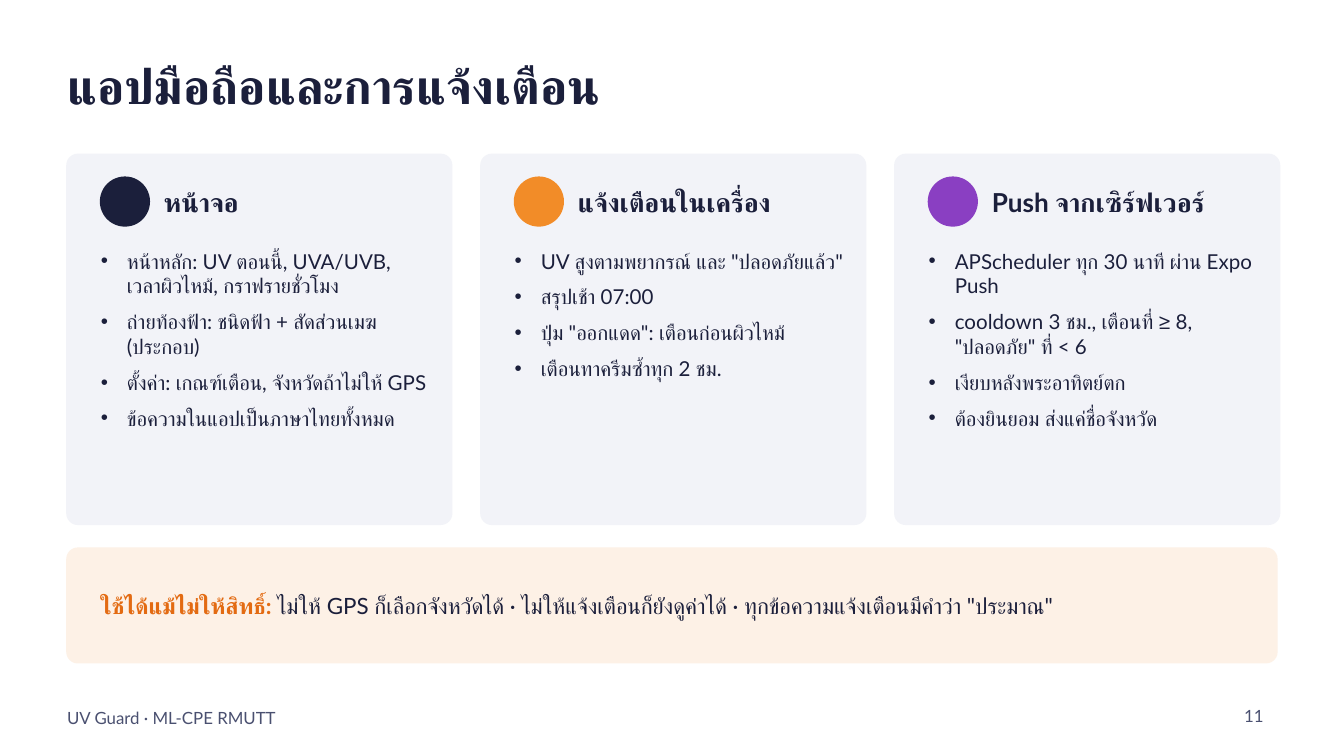
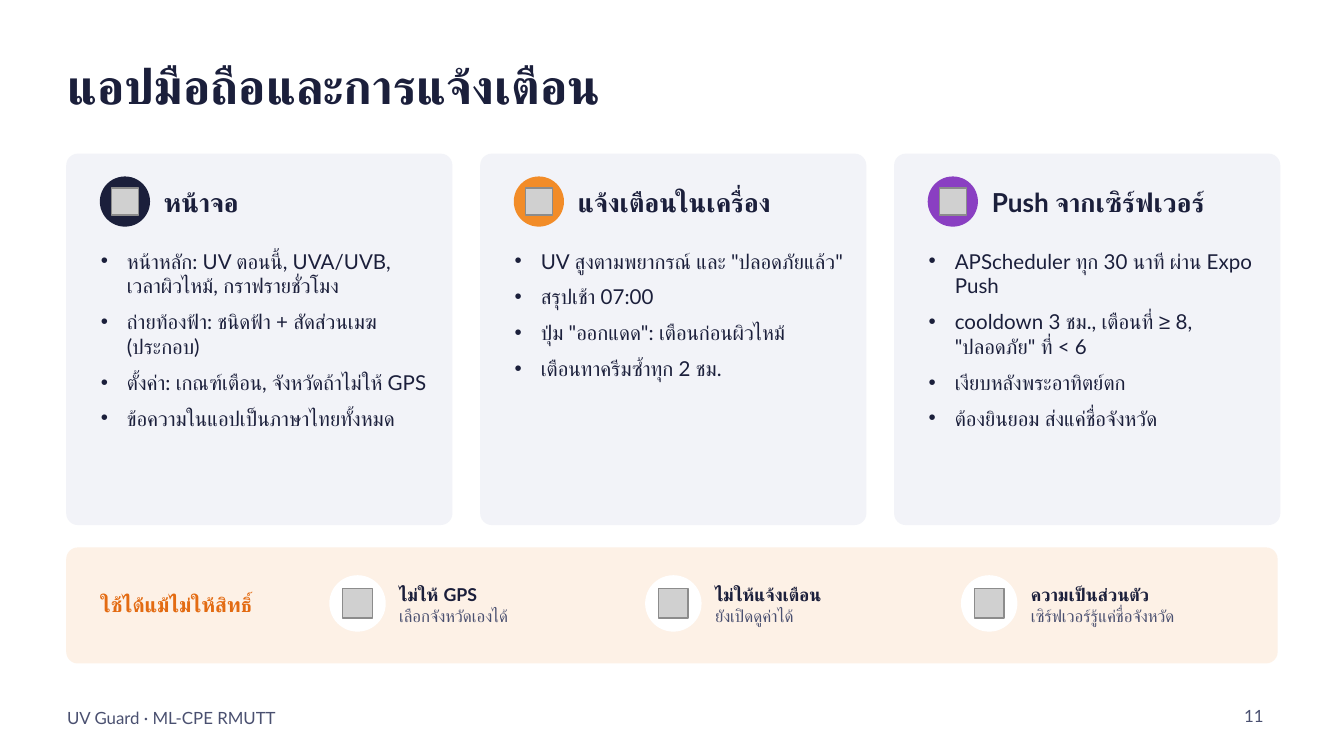
Before and after one commit to Folktom04/ML-CPE, a slide deck: slide 11 of Final-Project/docs/uv_guard_presentation.pptx. Drawn at 1344x756 pixels with LibreOffice and Linux fonts; fonts in the diff are those of the drawing; grey boxes stand for pictures. Boxes give left, top, right and bottom in pixels: in the first picture for what was removed or moved away, otherwise in the second. Text is boxed around its words. In the diff, an @@ line names an element or a change of style, - is before the commit and + after.

```diff
--- a/Final-Project/docs/uv_guard_presentation.pptx
+++ b/Final-Project/docs/uv_guard_presentation.pptx
@@ picture added at (x1=112, y1=188, x2=138, y2=215) @@
@@ picture added at (x1=526, y1=188, x2=552, y2=215) @@
@@ picture added at (x1=939, y1=188, x2=966, y2=215) @@
@@ text removed at (x1=101, y1=596, x2=1053, y2=621) @@
-ใช้ได้แม้ไม่ให้สิทธิ์: ไม่ให้ GPS ก็เลือกจังหวัดได้ · ไม่ให้แจ้งเตือนก็ยังดูค่าได้ · ทุกข้อความแจ้งเตือนมีคำว่า "ประมาณ"
@@ text added at (x1=101, y1=596, x2=253, y2=613), 11 pt, text #E36B12, bold @@
+ใช้ได้แม้ไม่ให้สิทธิ์
@@ ellipse added at (x1=329, y1=575, x2=386, y2=632), fill #FFFFFF @@
@@ picture added at (x1=343, y1=589, x2=372, y2=618) @@
@@ text added at (x1=399, y1=588, x2=508, y2=622), 9 pt, text #4A5070 @@
+ไม่ให้ GPS
+เลือกจังหวัดเองได้
@@ ellipse added at (x1=645, y1=575, x2=702, y2=632), fill #FFFFFF @@
@@ picture added at (x1=659, y1=589, x2=688, y2=618) @@
@@ text added at (x1=715, y1=588, x2=821, y2=627), 9.5 pt, text #1B1F3B, bold @@
+ไม่ให้แจ้งเตือน
+ยังเปิดดูค่าได้
@@ ellipse added at (x1=961, y1=575, x2=1017, y2=632), fill #FFFFFF @@
@@ picture added at (x1=974, y1=589, x2=1004, y2=618) @@
@@ text added at (x1=1031, y1=588, x2=1175, y2=627), 9 pt, text #4A5070 @@
+ความเป็นส่วนตัว
+เซิร์ฟเวอร์รู้แค่ชื่อจังหวัด
```
Also in this commit, not shown: 14 other slides changed, 1 slide added, 6 other files.
